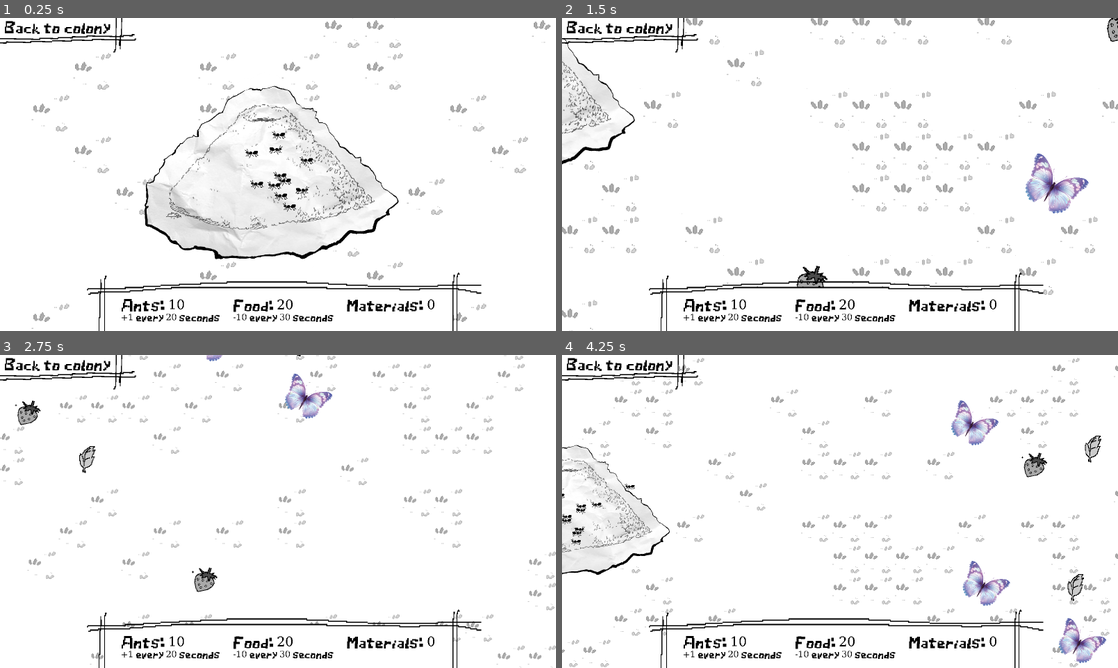
Above: before the commit, frames 1-4 (two rows, left to right).
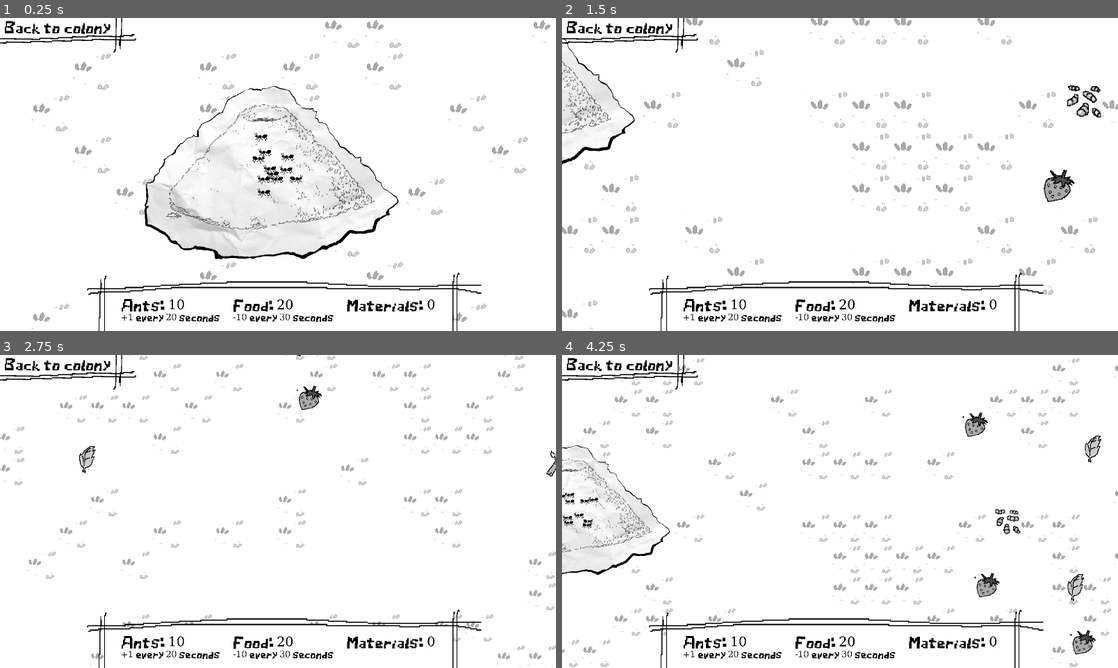
Above: after the commit, the same moments.

Repository: BongHead/GameJam2026
Game: Godot game, scene res://World.tscn
Two runs of this game, one before a commit and one after it. Both use one fixed random seed, a clock stepped at 60 frames per second and the inputs below.
Inputs (mouse positions are in pixels of both pictures, inside the frame that each line leads up to):
- Up to frame 1 (0.25 s): no input
- Up to frame 2 (1.5 s): move the mouse to (962, 158) at 0.52 s; hold D (right) 0.53-1.28 s; tap Mouse wheel down (wheel_down) at 0.6 s; click (962, 158) at 0.67 s; move the mouse to (728, 190) at 1.27 s; hold S (down) from 1.28 s (still down); tap Mouse wheel up (wheel_up) at 1.35 s
- Up to frame 3 (2.75 s): move the mouse to (333, 442) at 2.02 s; release S (down) at 2.03 s; hold D (right) from 2.03 s (still down); tap Mouse wheel down (wheel_down) at 2.1 s
- Up to frame 4 (4.25 s): move the mouse to (812, 574) at 2.77 s; release D (right) at 2.78 s; hold W (up) 2.78-3.53 s; tap Mouse wheel up (wheel_up) at 2.85 s; click (812, 574) at 2.92 s; move the mouse to (1006, 558) at 3.52 s; hold A (left) from 3.53 s (still down); tap Mouse wheel down (wheel_down) at 3.6 s

The runs differ from the first frame. In frame 1, 0.7% of the frame differs, in the area x 44-57%, y 36-62%; in frame 2, 1.7%; in frame 3, 1.1%; in frame 4, 2.5%, in the area x 0-98%, y 14-99%.

Commit message:
added ability to send ants

Diff:
--- /dev/null
+++ b/gamejam2026/ActiveAnt.tscn
@@ -0,0 +1,58 @@
+[gd_scene load_steps=9 format=3 uid="uid://cuxuhr1jtvl4x"]
+
+[ext_resource type="Script" path="res://active_ant.gd" id="1_lx2n7"]
+[ext_resource type="Texture2D" uid="uid://bpjsk1tnxnch1" path="res://assets/ant march.png" id="2_2jb53"]
+
+[sub_resource type="CapsuleShape2D" id="CapsuleShape2D_we5u1"]
+radius = 30.0
+height = 126.98
+
+[sub_resource type="AtlasTexture" id="AtlasTexture_dvj0o"]
+atlas = ExtResource("2_2jb53")
+region = Rect2(134, 0, 200, 200)
+
+[sub_resource type="AtlasTexture" id="AtlasTexture_syyh8"]
+atlas = ExtResource("2_2jb53")
+region = Rect2(334, 0, 200, 200)
+
+[sub_resource type="AtlasTexture" id="AtlasTexture_rkir3"]
+atlas = ExtResource("2_2jb53")
+region = Rect2(534, 0, 200, 200)
+
+[sub_resource type="AtlasTexture" id="AtlasTexture_llq12"]
+atlas = ExtResource("2_2jb53")
+region = Rect2(734, 0, 200, 200)
+
+[sub_resource type="SpriteFrames" id="SpriteFrames_p4ia7"]
+animations = [{
+"frames": [{
+"duration": 1.0,
+"texture": SubResource("AtlasTexture_dvj0o")
+}, {
+"duration": 1.0,
+"texture": SubResource("AtlasTexture_syyh8")
+}, {
+"duration": 1.0,
+"texture": SubResource("AtlasTexture_rkir3")
+}, {
+"duration": 1.0,
+"texture": SubResource("AtlasTexture_llq12")
+}],
+"loop": true,
+"name": &"default",
+"speed": 7.0
+}]
+
+[node name="ActiveAnt" type="Area2D"]
+script = ExtResource("1_lx2n7")
+
+[node name="CollisionShape2D" type="CollisionShape2D" parent="."]
+rotation = 1.5708
+scale = Vector2(0.4, 0.4)
+shape = SubResource("CapsuleShape2D_we5u1")
+
+[node name="AnimatedSprite2D" type="AnimatedSprite2D" parent="."]
+scale = Vector2(0.4, 0.4)
+sprite_frames = SubResource("SpriteFrames_p4ia7")
+autoplay = "default"
+frame_progress = 0.580858
--- a/gamejam2026/Ennemy/butterfly.gd
+++ /dev/null
@@ -1,22 +0,0 @@
-extends Area2D
-
-@onready var _pcon = $Background
-@onready var enemy_hp=EnemyStats.HP.LOW
-@onready var enemy_atk =EnemyStats.ATK.LOW
-@onready var enemy_def =EnemyStats.DEF.LOW
-@onready var enemy_tgh =EnemyStats.TGH.LOW
-
-
-# Called when the node enters the scene tree for the first time.
-func _ready() -> void:
-	pass
-	#print(FOOD_GATHER_TIME)
-	#print(FOOD_RESTORE_VALUE)
-
-
-# Called every frame. 'delta' is the elapsed time since the previous frame.
-func _process(delta: float) -> void:
-	pass
-
-func _on_button_pressed() -> void:
-	_pcon.visible = not _pcon.visible
--- a/gamejam2026/Ennemy/butterfly.tscn
+++ /dev/null
@@ -1,83 +0,0 @@
-[gd_scene load_steps=7 format=3 uid="uid://cmiwnhvhdh2xp"]
-
-[ext_resource type="Script" path="res://Ennemy/butterfly.gd" id="1_fds7m"]
-[ext_resource type="Texture2D" uid="uid://c05pomlqnxxsi" path="res://Placeholders/pngimg.com - butterfly_PNG103822.png" id="1_llsot"]
-[ext_resource type="Script" path="res://Ressources/leaf_sliders.gd" id="3_mqgi2"]
-[ext_resource type="FontFile" uid="uid://l54s50lamel2" path="res://fonts/AntFont-Regular (1).ttf" id="4_a8sih"]
-
-[sub_resource type="CircleShape2D" id="CircleShape2D_gbmt3"]
-
-[sub_resource type="StyleBoxFlat" id="StyleBoxFlat_t40dd"]
-bg_color = Color(0.9, 0.9, 0.9, 1)
-
-[node name="Butterfly" type="Area2D"]
-scale = Vector2(10, 10)
-script = ExtResource("1_fds7m")
-
-[node name="CollisionShape2D" type="CollisionShape2D" parent="."]
-shape = SubResource("CircleShape2D_gbmt3")
-
-[node name="Sprite2D" type="Sprite2D" parent="."]
-scale = Vector2(0.01, 0.01)
-texture = ExtResource("1_llsot")
-
-[node name="Button" type="Button" parent="."]
-modulate = Color(1, 1, 1, 0)
-offset_left = -12.0
-offset_top = -12.0
-offset_right = -4.0
-offset_bottom = -4.0
-scale = Vector2(3, 3)
-
-[node name="Background" type="PanelContainer" parent="."]
-visible = false
-z_index = 1
-offset_left = 2.0
-offset_top = 2.0
-offset_right = 193.0
-offset_bottom = 151.0
-scale = Vector2(0.3, 0.3)
-theme_override_styles/panel = SubResource("StyleBoxFlat_t40dd")
-
-[node name="VBoxContainer" type="VBoxContainer" parent="Background"]
-layout_mode = 2
-script = ExtResource("3_mqgi2")
-
-[node name="Label_worker" type="Label" parent="Background/VBoxContainer"]
-layout_mode = 2
-theme_override_colors/font_color = Color(0, 0, 0, 1)
-theme_override_fonts/font = ExtResource("4_a8sih")
-text = "Worker ants to send"
-
-[node name="HSlider_worker" type="HSlider" parent="Background/VBoxContainer"]
-layout_mode = 2
-
-[node name="slider_label_worker" type="Label" parent="Background/VBoxContainer"]
-layout_mode = 2
-theme_override_colors/font_color = Color(0, 0, 0, 1)
-theme_override_fonts/font = ExtResource("4_a8sih")
-horizontal_alignment = 1
-
-[node name="Label_warrior" type="Label" parent="Background/VBoxContainer"]
-layout_mode = 2
-theme_override_colors/font_color = Color(0, 0, 0, 1)
-theme_override_fonts/font = ExtResource("4_a8sih")
-text = "Warrior ants to send"
-
-[node name="HSlider_warrior" type="HSlider" parent="Background/VBoxContainer"]
-layout_mode = 2
-
-[node name="slider_label_warrior" type="Label" parent="Background/VBoxContainer"]
-layout_mode = 2
-theme_override_colors/font_color = Color(0, 0, 0, 1)
-theme_override_fonts/font = ExtResource("4_a8sih")
-horizontal_alignment = 1
-
-[node name="Gather" type="Button" parent="Background/VBoxContainer"]
-layout_mode = 2
-theme_override_fonts/font = ExtResource("4_a8sih")
-text = "SEND"
-
-[connection signal="pressed" from="Button" to="." method="_on_button_pressed"]
-[connection signal="value_changed" from="Background/VBoxContainer/HSlider_worker" to="Background/VBoxContainer" method="_on_h_slider_value_changed"]
-[connection signal="value_changed" from="Background/VBoxContainer/HSlider_warrior" to="Background/VBoxContainer" method="_on_h_slider_value_changed"]
--- a/gamejam2026/Ennemy/cockroach.gd
+++ b/gamejam2026/Ennemy/cockroach.gd
@@ -19,4 +19,13 @@
 	pass
 
 func _on_button_pressed() -> void:
+	var _antcount = get_parent().ants
 	_pcon.visible = not _pcon.visible
+
+	$Background/VBoxContainer/HSlider_worker.max_value = _antcount
+	$Background/VBoxContainer/HSlider_warrior.max_value = 0
+
+func _on_gather_pressed() -> void:
+	var num = $Background/VBoxContainer/HSlider_worker.value
+	var location = position
+	get_parent().send_ants(num, location)
--- a/gamejam2026/Ennemy/cockroach.tscn
+++ b/gamejam2026/Ennemy/cockroach.tscn
@@ -105,3 +105,4 @@
 [connection signal="pressed" from="Button" to="." method="_on_button_pressed"]
 [connection signal="value_changed" from="Background/VBoxContainer/HSlider_worker" to="Background/VBoxContainer" method="_on_h_slider_value_changed"]
 [connection signal="value_changed" from="Background/VBoxContainer/HSlider_warrior" to="Background/VBoxContainer" method="_on_h_slider_value_changed"]
+[connection signal="pressed" from="Background/VBoxContainer/Gather" to="." method="_on_gather_pressed"]
--- a/gamejam2026/Ennemy/ennemy_ant_nest.gd
+++ b/gamejam2026/Ennemy/ennemy_ant_nest.gd
@@ -19,6 +19,14 @@
 func _process(delta: float) -> void:
 	pass
 
+func _on_button_pressed() -> void:
+	var _antcount = get_parent().ants
+	_pcon.visible = not _pcon.visible
 
-func _on_button_pressed() -> void:
-	_pcon.visible = not _pcon.visible
+	$Background/VBoxContainer/HSlider_worker.max_value = _antcount
+	$Background/VBoxContainer/HSlider_warrior.max_value = 0
+
+func _on_gather_pressed() -> void:
+	var num = $Background/VBoxContainer/HSlider_worker.value
+	var location = position
+	get_parent().send_ants(num, location)
--- a/gamejam2026/Ennemy/ennemy_ant_nest.tscn
+++ b/gamejam2026/Ennemy/ennemy_ant_nest.tscn
@@ -45,13 +45,14 @@
 
 [node name="Button" type="Button" parent="."]
 modulate = Color(1, 1, 1, 0)
-offset_left = -200.0
-offset_top = -200.0
-offset_right = -192.0
-offset_bottom = -192.0
-scale = Vector2(50, 50)
+offset_left = -480.0
+offset_top = -480.0
+offset_right = -472.0
+offset_bottom = -472.0
+scale = Vector2(120, 120)
 
 [node name="Background" type="PanelContainer" parent="."]
+visible = false
 z_index = 1
 offset_left = 200.0
 offset_top = 200.0
@@ -102,3 +103,4 @@
 [connection signal="pressed" from="Button" to="." method="_on_button_pressed"]
 [connection signal="value_changed" from="Background/VBoxContainer/HSlider_worker" to="Background/VBoxContainer" method="_on_h_slider_value_changed"]
 [connection signal="value_changed" from="Background/VBoxContainer/HSlider_warrior" to="Background/VBoxContainer" method="_on_h_slider_value_changed"]
+[connection signal="pressed" from="Background/VBoxContainer/Gather" to="." method="_on_gather_pressed"]
--- a/gamejam2026/Ennemy/hornet_nest.gd
+++ b/gamejam2026/Ennemy/hornet_nest.gd
@@ -17,4 +17,13 @@
 	pass
 
 func _on_button_pressed() -> void:
+	var _antcount = get_parent().ants
 	_pcon.visible = not _pcon.visible
+
+	$Background/VBoxContainer/HSlider_worker.max_value = _antcount
+	$Background/VBoxContainer/HSlider_warrior.max_value = 0
+
+func _on_gather_pressed() -> void:
+	var num = $Background/VBoxContainer/HSlider_worker.value
+	var location = position
+	get_parent().send_ants(num, location)
--- a/gamejam2026/Ennemy/hornet_nest.tscn
+++ b/gamejam2026/Ennemy/hornet_nest.tscn
@@ -46,11 +46,11 @@
 
 [node name="Button" type="Button" parent="."]
 modulate = Color(1, 1, 1, 0)
-offset_left = -200.0
-offset_top = -200.0
-offset_right = -192.0
-offset_bottom = -192.0
-scale = Vector2(50, 50)
+offset_left = -600.0
+offset_top = -600.0
+offset_right = -592.0
+offset_bottom = -592.0
+scale = Vector2(150, 150)
 
 [node name="Background" type="PanelContainer" parent="."]
 visible = false
@@ -104,3 +104,4 @@
 [connection signal="pressed" from="Button" to="." method="_on_button_pressed"]
 [connection signal="value_changed" from="Background/VBoxContainer/HSlider_worker" to="Background/VBoxContainer" method="_on_h_slider_value_changed"]
 [connection signal="value_changed" from="Background/VBoxContainer/HSlider_warrior" to="Background/VBoxContainer" method="_on_h_slider_value_changed"]
+[connection signal="pressed" from="Background/VBoxContainer/Gather" to="." method="_on_gather_pressed"]
--- a/gamejam2026/Food/fruit.gd
+++ b/gamejam2026/Food/fruit.gd
@@ -16,4 +16,13 @@
 	pass
 
 func _on_button_pressed() -> void:
+	var _antcount = get_parent().ants
 	_pcon.visible = not _pcon.visible
+
+	$Background/VBoxContainer/HSlider_worker.max_value = _antcount
+	$Background/VBoxContainer/HSlider_warrior.max_value = 0
+
+func _on_gather_pressed() -> void:
+	var num = $Background/VBoxContainer/HSlider_worker.value
+	var location = position
+	get_parent().send_ants(num, location)
--- a/gamejam2026/Food/fruit.tscn
+++ b/gamejam2026/Food/fruit.tscn
@@ -156,3 +156,4 @@
 [connection signal="pressed" from="Button" to="." method="_on_button_pressed"]
 [connection signal="value_changed" from="Background/VBoxContainer/HSlider_worker" to="Background/VBoxContainer" method="_on_h_slider_value_changed"]
 [connection signal="value_changed" from="Background/VBoxContainer/HSlider_warrior" to="Background/VBoxContainer" method="_on_h_slider_value_changed"]
+[connection signal="pressed" from="Background/VBoxContainer/Gather" to="." method="_on_gather_pressed"]
--- a/gamejam2026/Food/insect.gd
+++ /dev/null
@@ -1,19 +0,0 @@
-extends Area2D
-
-@onready var _pcon = $Background
-@onready var food_restore_value = FoodConstants.FoodRestoreValue.LOW
-@onready var food_gather_time = FoodConstants.FoodGatherTime.LOW
-
-# Called when the node enters the scene tree for the first time.
-func _ready() -> void:
-	pass
-	#print(FOOD_GATHER_TIME)
-	#print(FOOD_RESTORE_VALUE)
-
-
-# Called every frame. 'delta' is the elapsed time since the previous frame.
-func _process(delta: float) -> void:
-	pass
-
-func _on_button_pressed() -> void:
-	_pcon.visible = not _pcon.visible
--- a/gamejam2026/Food/insect.tscn
+++ /dev/null
@@ -1,121 +0,0 @@
-[gd_scene load_steps=12 format=3 uid="uid://brc0j8g0p4dry"]
-
-[ext_resource type="Script" path="res://Food/insect.gd" id="1_fdn0r"]
-[ext_resource type="Texture2D" uid="uid://ccsyrfl62tgu8" path="res://assets/insect eggs.png" id="2_wjpe6"]
-[ext_resource type="Script" path="res://Ressources/leaf_sliders.gd" id="3_qigsq"]
-[ext_resource type="FontFile" uid="uid://l54s50lamel2" path="res://fonts/AntFont-Regular (1).ttf" id="4_5xxxs"]
-
-[sub_resource type="CircleShape2D" id="CircleShape2D_htc2r"]
-
-[sub_resource type="AtlasTexture" id="AtlasTexture_u5m26"]
-atlas = ExtResource("2_wjpe6")
-region = Rect2(0, 0, 196, 200)
-
-[sub_resource type="AtlasTexture" id="AtlasTexture_7sexn"]
-atlas = ExtResource("2_wjpe6")
-region = Rect2(196, 0, 196, 200)
-
-[sub_resource type="AtlasTexture" id="AtlasTexture_y3lnn"]
-atlas = ExtResource("2_wjpe6")
-region = Rect2(392, 0, 196, 200)
-
-[sub_resource type="AtlasTexture" id="AtlasTexture_0etrn"]
-atlas = ExtResource("2_wjpe6")
-region = Rect2(588, 0, 196, 200)
-
-[sub_resource type="SpriteFrames" id="SpriteFrames_2ksyp"]
-animations = [{
-"frames": [{
-"duration": 1.0,
-"texture": SubResource("AtlasTexture_u5m26")
-}, {
-"duration": 1.0,
-"texture": SubResource("AtlasTexture_7sexn")
-}, {
-"duration": 1.0,
-"texture": SubResource("AtlasTexture_y3lnn")
-}, {
-"duration": 1.0,
-"texture": SubResource("AtlasTexture_0etrn")
-}],
-"loop": true,
-"name": &"default",
-"speed": 12.0
-}]
-
-[sub_resource type="StyleBoxFlat" id="StyleBoxFlat_ctunb"]
-bg_color = Color(0.9, 0.9, 0.9, 1)
-
-[node name="Insect" type="Area2D"]
-scale = Vector2(10, 10)
-script = ExtResource("1_fdn0r")
-
-[node name="CollisionShape2D" type="CollisionShape2D" parent="."]
-shape = SubResource("CircleShape2D_htc2r")
-
-[node name="Sprite2D" type="AnimatedSprite2D" parent="."]
-scale = Vector2(0.1, 0.1)
-sprite_frames = SubResource("SpriteFrames_2ksyp")
-autoplay = "default"
-frame_progress = 0.767691
-
-[node name="Button" type="Button" parent="."]
-modulate = Color(1, 1, 1, 0)
-offset_left = -12.0
-offset_top = -12.0
-offset_right = -4.0
-offset_bottom = -4.0
-scale = Vector2(3, 3)
-
-[node name="Background" type="PanelContainer" parent="."]
-visible = false
-z_index = 1
-offset_left = 2.0
-offset_top = 2.0
-offset_right = 193.0
-offset_bottom = 151.0
-scale = Vector2(0.3, 0.3)
-theme_override_styles/panel = SubResource("StyleBoxFlat_ctunb")
-
-[node name="VBoxContainer" type="VBoxContainer" parent="Background"]
-layout_mode = 2
-script = ExtResource("3_qigsq")
-
-[node name="Label_worker" type="Label" parent="Background/VBoxContainer"]
-layout_mode = 2
-theme_override_colors/font_color = Color(0, 0, 0, 1)
-theme_override_fonts/font = ExtResource("4_5xxxs")
-text = "Worker ants to send"
-
-[node name="HSlider_worker" type="HSlider" parent="Background/VBoxContainer"]
-layout_mode = 2
-
-[node name="slider_label_worker" type="Label" parent="Background/VBoxContainer"]
-layout_mode = 2
-theme_override_colors/font_color = Color(0, 0, 0, 1)
-theme_override_fonts/font = ExtResource("4_5xxxs")
-horizontal_alignment = 1
-
-[node name="Label_warrior" type="Label" parent="Background/VBoxContainer"]
-layout_mode = 2
-theme_override_colors/font_color = Color(0, 0, 0, 1)
-theme_override_fonts/font = ExtResource("4_5xxxs")
-text = "Warrior ants to send"
-
-[node name="HSlider_warrior" type="HSlider" parent="Background/VBoxContainer"]
-layout_mode = 2
-
-[node name="slider_label_warrior" type="Label" parent="Background/VBoxContainer"]
-layout_mode = 2
-theme_override_colors/font_color = Color(0, 0, 0, 1)
-theme_override_fonts/font = ExtResource("4_5xxxs")
-horizontal_alignment = 1
-
-[node name="Gather" type="Button" parent="Background/VBoxContainer"]
-layout_mode = 2
-theme_override_fonts/font = ExtResource("4_5xxxs")
-text = "SEND"
-
-[connection signal="pressed" from="Button" to="." method="_on_button_pressed"]
-[connection signal="value_changed" from="Background/VBoxContainer/HSlider_worker" to="Background/VBoxContainer" method="_on_h_slider_value_changed"]
-[connection signal="value_changed" from="Background/VBoxContainer/HSlider_warrior" to="Background/VBoxContainer" method="_on_h_slider_value_changed"]
--- a/gamejam2026/Food/worm_eggs.gd
+++ b/gamejam2026/Food/worm_eggs.gd
@@ -19,4 +19,13 @@
 	pass
 
 func _on_button_pressed() -> void:
+	var _antcount = get_parent().ants
 	_pcon.visible = not _pcon.visible
+
+	$Background/VBoxContainer/HSlider_worker.max_value = _antcount
+	$Background/VBoxContainer/HSlider_warrior.max_value = 0
+
+func _on_gather_pressed() -> void:
+	var num = $Background/VBoxContainer/HSlider_worker.value
+	var location = position
+	get_parent().send_ants(num, location)
--- a/gamejam2026/Food/worm_eggs.tscn
+++ b/gamejam2026/Food/worm_eggs.tscn
@@ -118,3 +118,4 @@
 [connection signal="pressed" from="Button" to="." method="_on_button_pressed"]
 [connection signal="value_changed" from="Background/VBoxContainer/HSlider_worker" to="Background/VBoxContainer" method="_on_h_slider_value_changed"]
 [connection signal="value_changed" from="Background/VBoxContainer/HSlider_warrior" to="Background/VBoxContainer" method="_on_h_slider_value_changed"]
+[connection signal="pressed" from="Background/VBoxContainer/Gather" to="." method="_on_gather_pressed"]
--- a/gamejam2026/Ressources/leaf.tscn
+++ b/gamejam2026/Ressources/leaf.tscn
@@ -3,8 +3,7 @@
 [ext_resource type="Script" path="res://Ressources/leaf_button.gd" id="1_uku3g"]
 [ext_resource type="Texture2D" uid="uid://ycla8h2p6scs" path="res://assets/leaf.png" id="2_awd1x"]
 [ext_resource type="Script" path="res://Ressources/leaf_sliders.gd" id="3_uo7lf"]
-[ext_resource type="FontFile" uid="uid://l54s50lamel2" path="res://fonts/AntFont-Regular (1).ttf" id="4_q0tyj"]
-[ext_resource type="FontFile" uid="uid://iig0pua3re0p" path="res://fonts/AntFont-Regular (1).ttf" id="4_q0tyj"]
+[ext_resource type="FontFile" uid="uid://vtq2j2itl4j2" path="res://fonts/AntFont-Regular (1).ttf" id="4_q0tyj"]
 
 [sub_resource type="CircleShape2D" id="CircleShape2D_vv4tg"]
 
@@ -106,3 +105,4 @@
 [connection signal="pressed" from="Button" to="." method="_on_button_pressed"]
 [connection signal="value_changed" from="Background/VBoxContainer/HSlider_worker" to="Background/VBoxContainer" method="_on_h_slider_value_changed"]
 [connection signal="value_changed" from="Background/VBoxContainer/HSlider_warrior" to="Background/VBoxContainer" method="_on_h_slider_value_changed"]
+[connection signal="pressed" from="Background/VBoxContainer/Gather" to="." method="_on_gather_pressed"]
--- a/gamejam2026/Ressources/leaf_button.gd
+++ b/gamejam2026/Ressources/leaf_button.gd
@@ -2,5 +2,15 @@
 
 @onready var _pcon = $Background
 
+
 func _on_button_pressed() -> void:
+	var _antcount = get_parent().ants
 	_pcon.visible = not _pcon.visible
+
+	$Background/VBoxContainer/HSlider_worker.max_value = _antcount
+	$Background/VBoxContainer/HSlider_warrior.max_value = 0
+
+func _on_gather_pressed() -> void:
+	var num = $Background/VBoxContainer/HSlider_worker.value
+	var location = position
+	get_parent().send_ants(num, location)
--- a/gamejam2026/Ressources/sticks.tscn
+++ b/gamejam2026/Ressources/sticks.tscn
@@ -105,3 +105,4 @@
 [connection signal="pressed" from="Button" to="." method="_on_button_pressed"]
 [connection signal="value_changed" from="Background/VBoxContainer/HSlider_worker" to="Background/VBoxContainer" method="_on_h_slider_value_changed"]
 [connection signal="value_changed" from="Background/VBoxContainer/HSlider_warrior" to="Background/VBoxContainer" method="_on_h_slider_value_changed"]
+[connection signal="pressed" from="Background/VBoxContainer/Gather" to="." method="_on_gather_pressed"]
--- a/gamejam2026/Ressources/sticks_button.gd
+++ b/gamejam2026/Ressources/sticks_button.gd
@@ -3,4 +3,13 @@
 @onready var _pcon = $Background
 
 func _on_button_pressed() -> void:
+	var _antcount = get_parent().ants
 	_pcon.visible = not _pcon.visible
+
+	$Background/VBoxContainer/HSlider_worker.max_value = _antcount
+	$Background/VBoxContainer/HSlider_warrior.max_value = 0
+
+func _on_gather_pressed() -> void:
+	var num = $Background/VBoxContainer/HSlider_worker.value
+	var location = position
+	get_parent().send_ants(num, location)
--- a/gamejam2026/Ressources/water.tscn
+++ b/gamejam2026/Ressources/water.tscn
@@ -144,3 +144,4 @@
 [connection signal="pressed" from="Button" to="." method="_on_button_pressed"]
 [connection signal="value_changed" from="Background/VBoxContainer/HSlider_worker" to="Background/VBoxContainer" method="_on_h_slider_value_changed"]
 [connection signal="value_changed" from="Background/VBoxContainer/HSlider_warrior" to="Background/VBoxContainer" method="_on_h_slider_value_changed"]
+[connection signal="pressed" from="Background/VBoxContainer/Gather" to="." method="_on_gather_pressed"]
--- a/gamejam2026/Ressources/water_button.gd
+++ b/gamejam2026/Ressources/water_button.gd
@@ -3,4 +3,13 @@
 @onready var _pcon = $Background
 
 func _on_button_pressed() -> void:
+	var _antcount = get_parent().ants
 	_pcon.visible = not _pcon.visible
+
+	$Background/VBoxContainer/HSlider_worker.max_value = _antcount
+	$Background/VBoxContainer/HSlider_warrior.max_value = 0
+
+func _on_gather_pressed() -> void:
+	var num = $Background/VBoxContainer/HSlider_worker.value
+	var location = position
+	get_parent().send_ants(num, location)
--- /dev/null
+++ b/gamejam2026/active_ant.gd
@@ -0,0 +1,22 @@
+extends Area2D
+
+const SPEED = 200
+var destination = Vector2(0, 0)
+# Called when the node enters the scene tree for the first time.
+
+func _ready() -> void:
+	pass # Replace with function body.
+# Called every frame. 'delta' is the elapsed time since the previous frame.
+
+func _process(delta: float) -> void:
+	var distance_to_destination
+	var distance_to_move
+	if position != destination: # only move if we aren't there
+		distance_to_destination = position.distance_to(destination)
+		distance_to_move = SPEED * delta
+		if abs(distance_to_destination) < abs(distance_to_move): # if we are close, just move to destination
+			distance_to_move = distance_to_destination
+		position += position.direction_to(destination) * distance_to_move
+
+func set_destination(new_destination):
+	destination = new_destination
--- a/gamejam2026/world.gd
+++ b/gamejam2026/world.gd
@@ -1,26 +1,25 @@
 extends Node2D
 var fruit_node = preload("res://Food/fruit.tscn")
-var insect_node = preload("res://Food/insect.tscn")
 var worms_eggs_node = preload("res://Food/worm_eggs.tscn")
 var leaf_node = preload("res://Ressources/leaf.tscn")
 var sticks_node = preload("res://Ressources/sticks.tscn")
 var water_node = preload("res://Ressources/water.tscn")
-var butterfly_node = preload("res://Ennemy/butterfly.tscn")
 var wisadel_node = preload("res://Ennemy/cockroach.tscn")
 var ennemy_ant_node = preload("res://Ennemy/ennemy_ant_nest.tscn")
 var hornet_node = preload("res://Ennemy/hornet_nest.tscn")
 var Resources = [leaf_node, sticks_node, water_node]
-var Enemies = [butterfly_node, wisadel_node, ennemy_ant_node]
-var food = [fruit_node, insect_node, worms_eggs_node]
-var common_set_up = [leaf_node, butterfly_node, fruit_node]
-var uncommon_set_up = [sticks_node, wisadel_node, insect_node]
+var Enemies = [wisadel_node, ennemy_ant_node]
+var food = [fruit_node, worms_eggs_node]
+var common_set_up = [leaf_node, fruit_node]
+var uncommon_set_up = [sticks_node, wisadel_node]
 var rare_set_up = [water_node, ennemy_ant_node, hornet_node, worms_eggs_node]
-var renewing_resource = [leaf_node, fruit_node, insect_node, worms_eggs_node, wisadel_node]
+var renewing_resource = [leaf_node, fruit_node, worms_eggs_node, wisadel_node]
 var common = 9
 var uncommon = 5
 var rare = 2
 var resource_regen_counter = 0
 var ant = preload("res://Ant.tscn")
+var active_ant = preload("res://ActiveAnt.tscn")
 
 # Called when the node enters the scene tree for the first time.
 func _ready() -> void:
@@ -99,7 +98,7 @@
 	var not_generate_resources = is_resources_enough()
 	if (!not_generate_resources):
 		var view_port_size = get_viewport_rect().size
-		var v = randi_range(0, 4)
+		var v = randi_range(0, 3)
 		place_resources_on_map(int(view_port_size.x) + 500, int(view_port_size.y) + 500, renewing_resource[v])
 		resource_regen_counter += 1
 		print(resource_regen_counter)
@@ -125,3 +124,8 @@
 	$Hud/HBoxContainer/VBoxContainer2/Food.text = "Food: %d" % food_amount
 	$Hud/HBoxContainer/VBoxContainer2/Food2.text = "-%d every %d seconds" % [ants, FOOD_INTERVAL]
 	$Hud/HBoxContainer/Materials.text = "Materials: %d" % materials
+
+func send_ants(num: int, location: Vector2) -> void:
+	var instance = active_ant.instantiate()
+	add_child(instance)
+	instance.set_destination(location)
Not shown: 1 places in gamejam2026/Ennemy/cockroach.tscn that only renumber resources
Not shown: 1 places in gamejam2026/Ennemy/ennemy_ant_nest.tscn that only renumber resources
Not shown: 1 places in gamejam2026/Ennemy/hornet_nest.tscn that only renumber resources
Not shown: 1 places in gamejam2026/Food/fruit.tscn that only renumber resources
Not shown: 1 places in gamejam2026/Food/worm_eggs.tscn that only renumber resources
Not shown: 1 places in gamejam2026/Ressources/sticks.tscn that only renumber resources
Not shown: 1 places in gamejam2026/Ressources/water.tscn that only renumber resources
Not shown: 1 places in gamejam2026/World.tscn that only renumber resources
